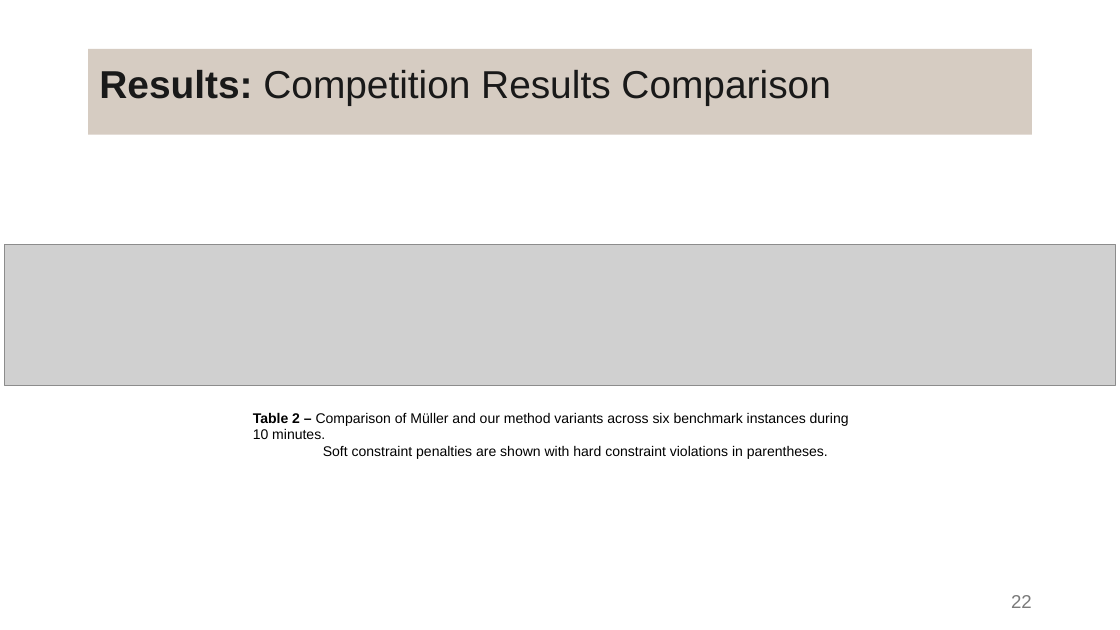
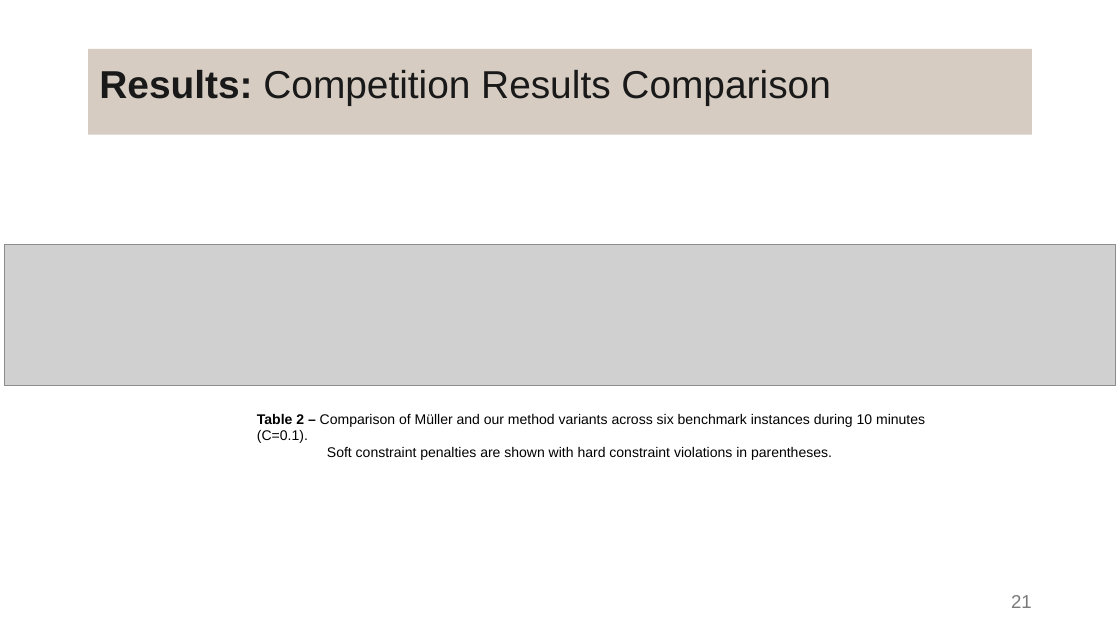
Before and after one commit to DanielaTomas/FCUP-SCHEDULE, a slide deck: slide 21 of Docs/Presentation.pptx (slide 22 before the commit). Drawn at 1120x630 pixels with LibreOffice and Linux fonts; fonts in the diff are those of the drawing; grey boxes stand for pictures. Boxes give left, top, right and bottom in pixels: in the first picture for what was removed or moved away, otherwise in the second. Text is boxed around its words. In the diff, an @@ line names an element or a change of style, - is before the commit and + after.

```diff
--- a/Docs/Presentation.pptx
+++ b/Docs/Presentation.pptx
@@ text at (x1=257, y1=414, x2=925, y2=443): text changed @@
-Table 2 – Comparison of Müller and our method variants across six benchmark instances during 10 minutes.
+Table 2 – Comparison of Müller and our method variants across six benchmark instances during 10 minutes (C=0.1).
@@ page number at (x1=1011, y1=595, x2=1032, y2=608): text changed @@
-22
+21
```
Also in this commit, not shown: 9 other slides changed, 2 slides added, 3 slides removed.
